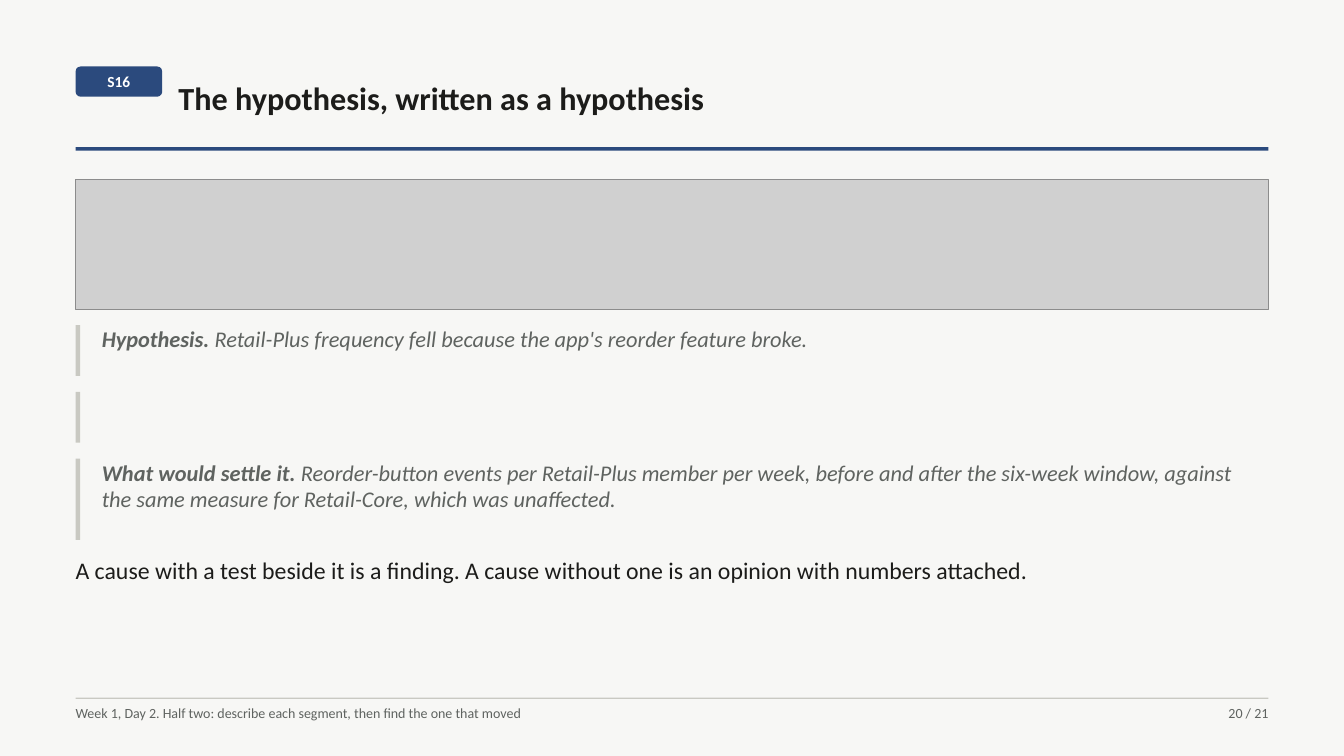
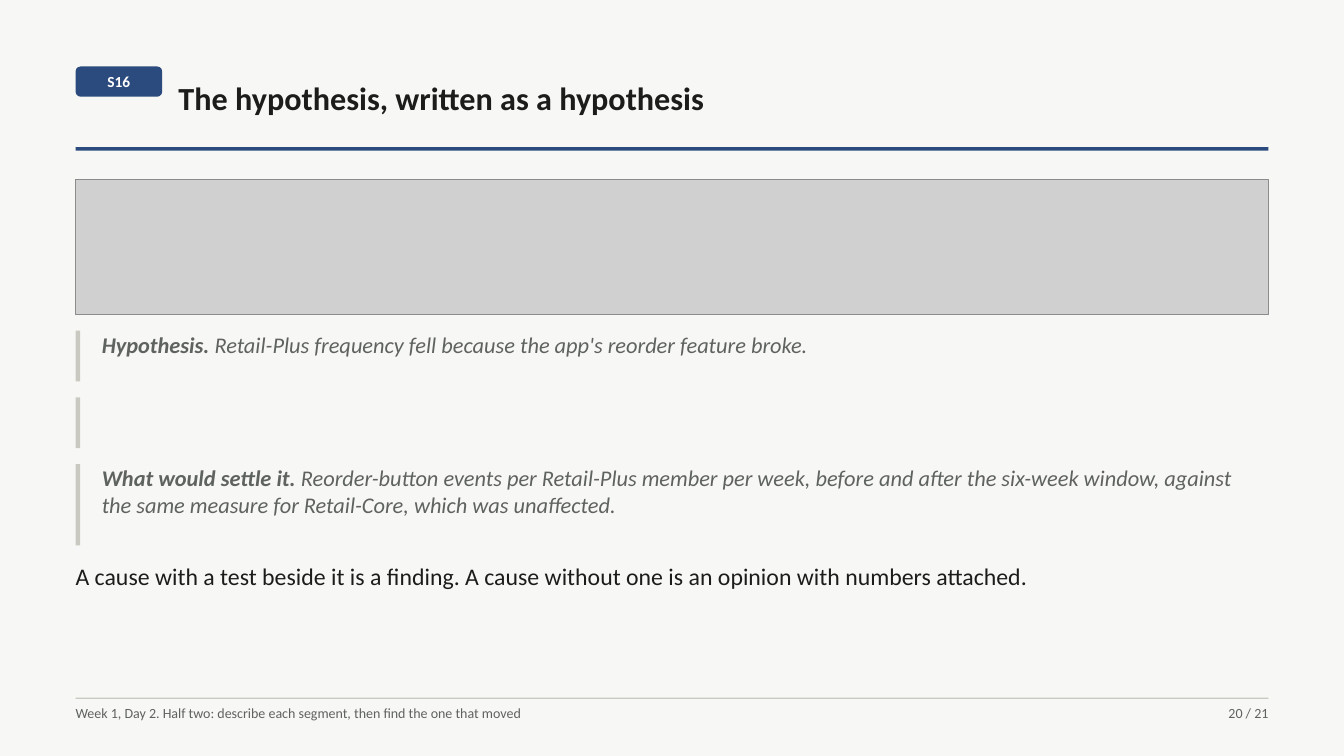
Before and after one commit to fde-academy-lab/c2-content-factory, a slide deck: slide 20 of content/W01/D2/slides/C2_W01_D02_half2_STUDENT.pptx. Drawn at 1344x756 pixels with LibreOffice and Linux fonts; fonts in the diff are those of the drawing; grey boxes stand for pictures. Boxes give left, top, right and bottom in pixels: in the first picture for what was removed or moved away, otherwise in the second. Text is boxed around its words. In the diff, an @@ line names an element or a change of style, - is before the commit and + after.

```diff
--- a/content/W01/D2/slides/C2_W01_D02_half2_STUDENT.pptx
+++ b/content/W01/D2/slides/C2_W01_D02_half2_STUDENT.pptx
@@ picture: place and size @@
-picture at [76,179,1268,310]
+picture at [76,179,1268,315]
@@ 3 texts, 3 rectangles: place and size @@
-3 texts, 3 rectangles at [76,326,1231,583]
+3 texts, 3 rectangles at [76,331,1231,589]
```
Also in this commit, not shown: 4 other slides changed, 10 other files.
